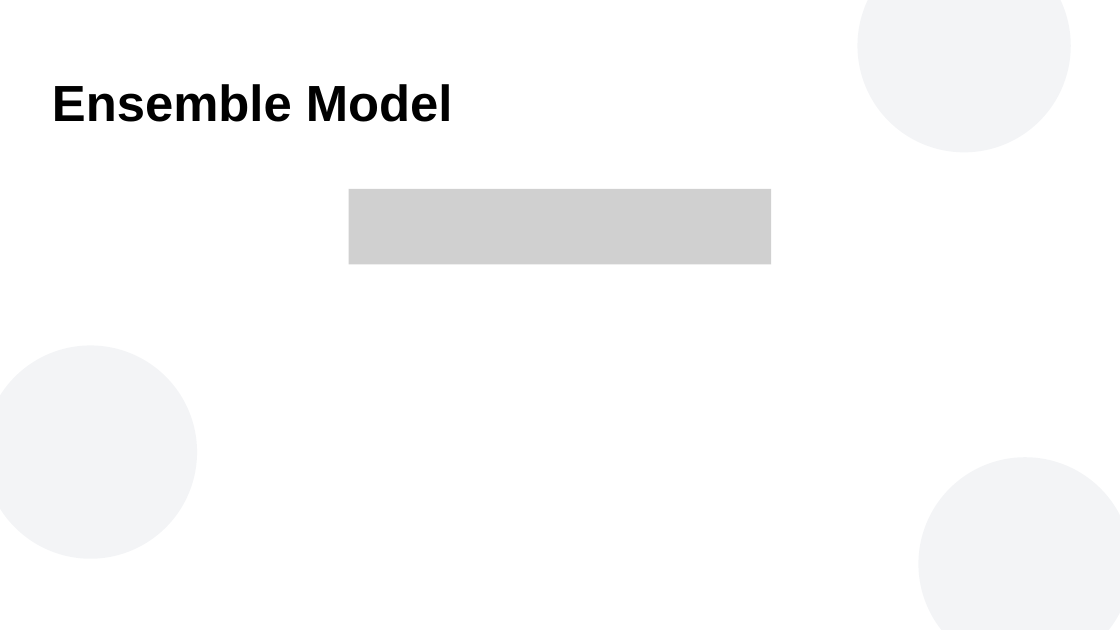
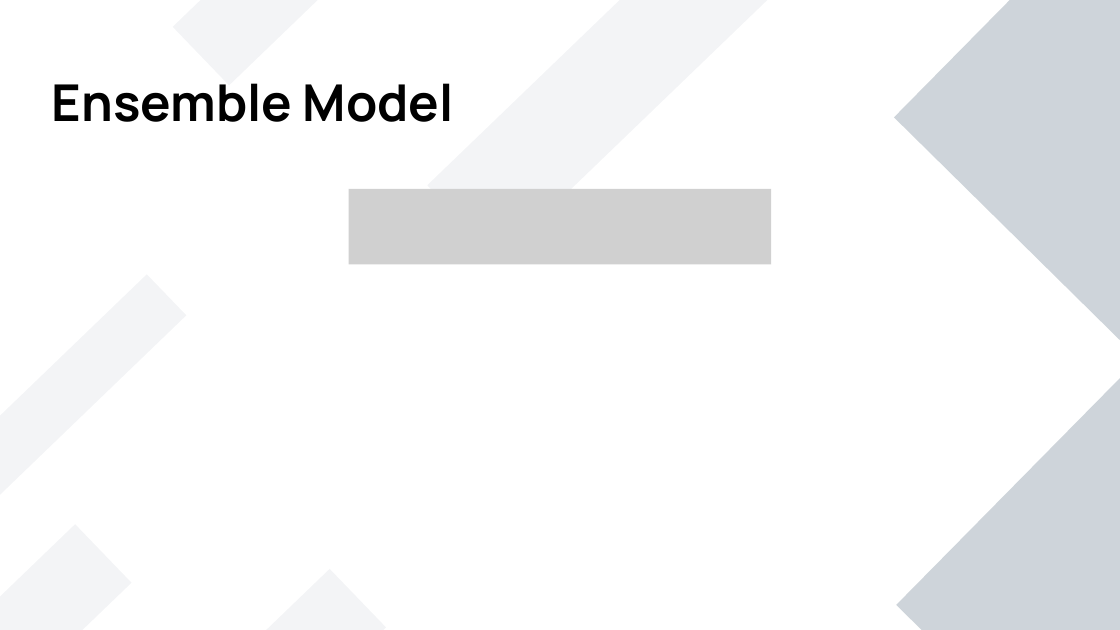
Before and after one commit to atfortes/Repeat-Buyers-Prediction, a slide deck: slide 21 of final_presentation.pptx (slide 20 before the commit). Drawn at 1120x630 pixels with LibreOffice and Linux fonts; fonts in the diff are those of the drawing; grey boxes stand for pictures; background and template pictures are left out. Boxes give left, top, right and bottom in pixels: in the first picture for what was removed or moved away, otherwise in the second. Text is boxed around its words. In the diff, an @@ line names an element or a change of style, - is before the commit and + after.

```diff
--- a/final_presentation.pptx
+++ b/final_presentation.pptx
@@ rectangle added at (173, 0, 436, 85), fill #8D99AE at 10% opacity @@
@@ rectangle added at (428, 0, 776, 259), fill #8D99AE at 10% opacity @@
@@ ellipse removed at (858, 0, 1071, 152) @@
@@ rectangle added at (895, 0, 1120, 344), fill #CED4DA @@
@@ text "Ensemble Model" at (52, 83, 454, 122): font Arial to Manrope @@
@@ rectangle added at (897, 376, 1120, 630), fill #CED4DA @@
@@ ellipse removed at (919, 457, 1120, 630) @@
```
Also in this commit, not shown: 24 other slides changed, 1 slide added.
